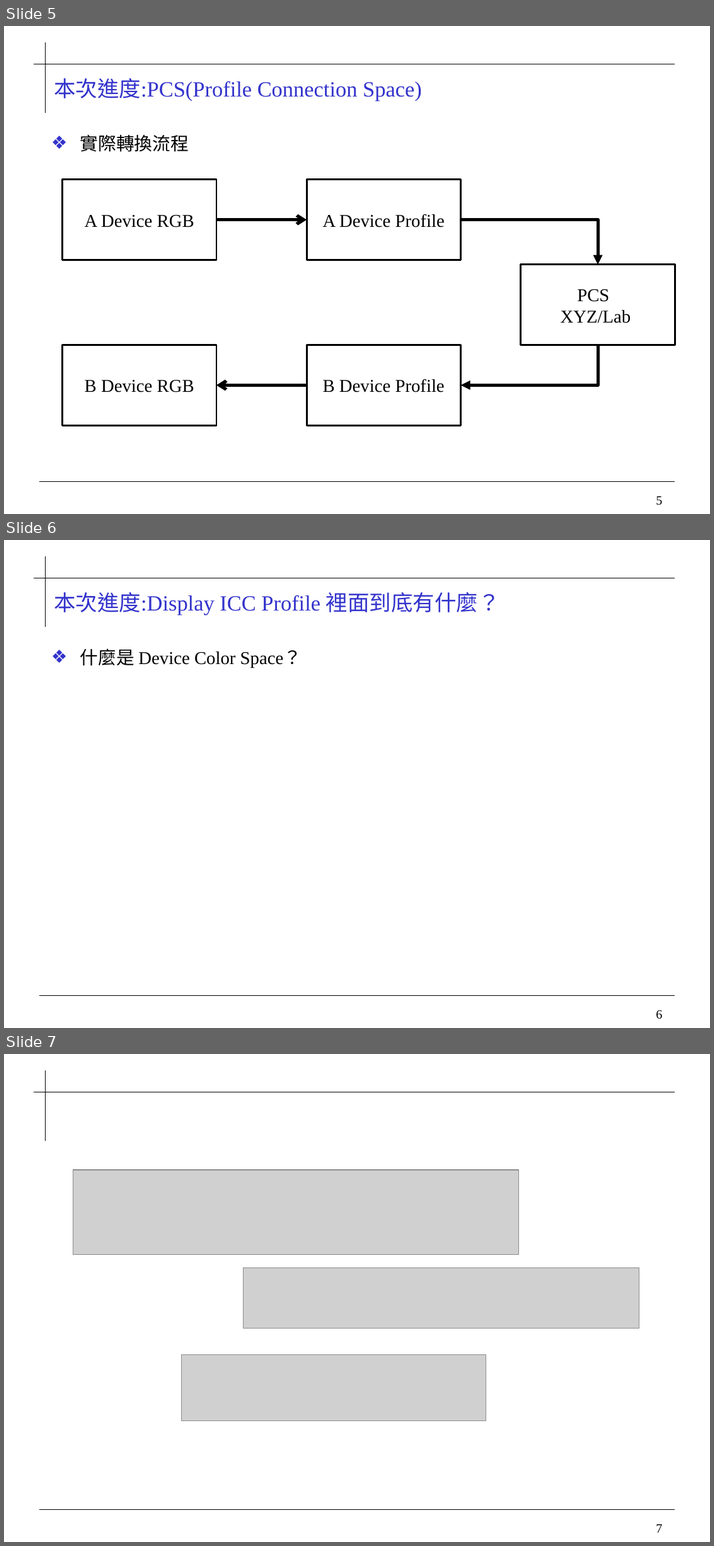
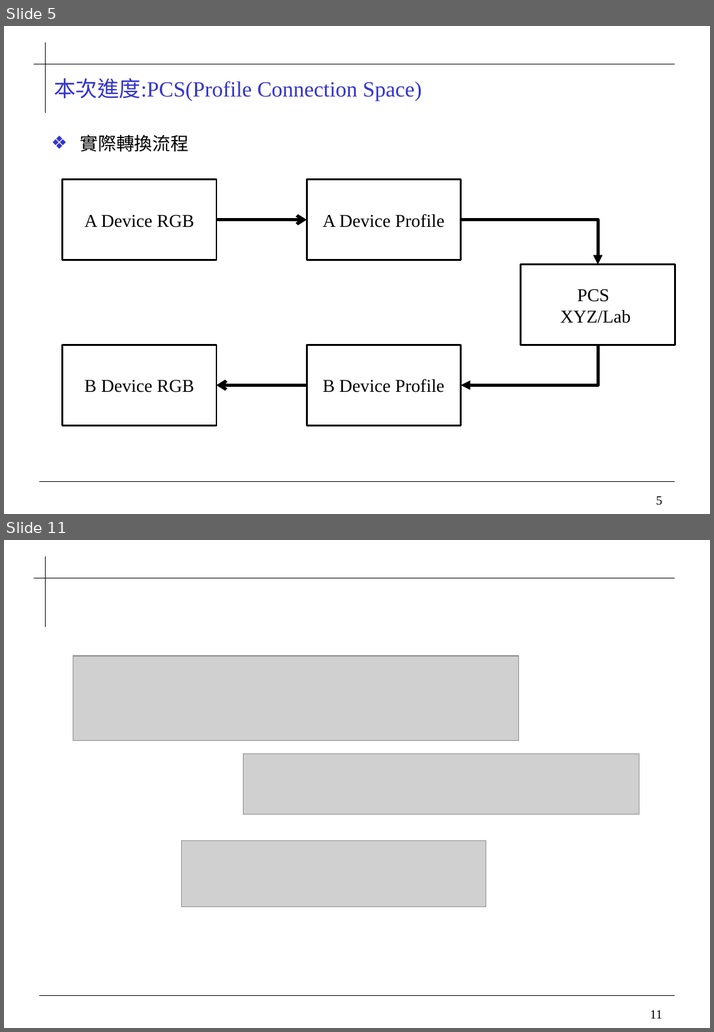
Before and after one commit to 0ilasis0/home, a slide deck: ICCPROFILE.pptx. Shown one above the other, each under a label of ours: slides 5, 6 and 7 before the commit, slides 5 and 11 after it; the slides between them are not shown. The pictures are 714x1546 and 714x1032 pixels, drawn with LibreOffice and Linux fonts; fonts in the diff are those of the drawing; grey boxes stand for pictures; background and template pictures are left out. Boxes give left, top, right and bottom in pixels: in the first picture for what was removed or moved away, otherwise in the second. Text is boxed around its words. In the diff, an @@ line names an element or a change of style, - is before the commit and + after.

```diff
--- a/ICCPROFILE.pptx
+++ b/ICCPROFILE.pptx
@@ slide 6 removed at box(4, 540, 710, 1028), background #FFFFFF; not listed: 4 template elements that a slide beside it also shows @@
@@ title removed at box(54, 592, 500, 616) @@
-本次進度:Display ICC Profile 裡面到底有什麼？
@@ text removed at box(80, 648, 302, 668) @@
-  ❖ 什麼是 Device Color Space？
@@ what was slide 7 is now slide 11 @@
@@ page number at box(650, 1010, 662, 1019): text changed @@
-7
+11
```
Also in this commit, not shown: 5 slides added, 4 other files.
